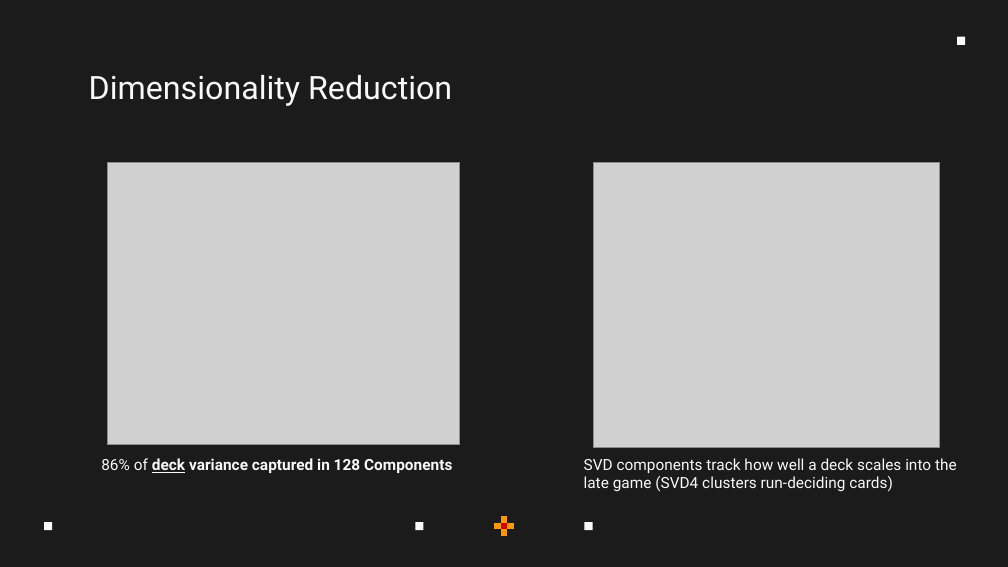
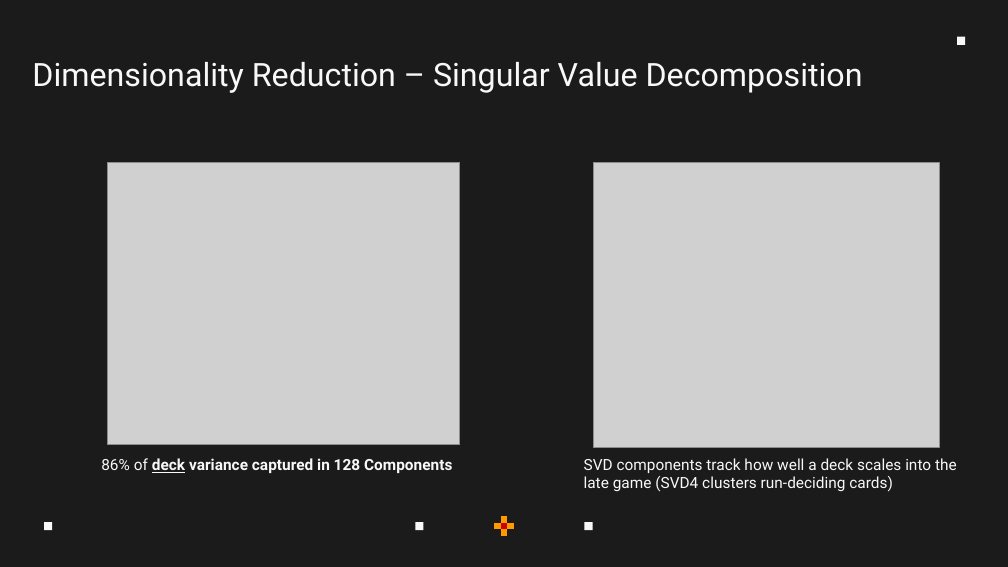
Before and after one commit to JoeyRussoniello/sts-win-prediction, a slide deck: slide 9 of Results Presentation.pptx (slide 8 before the commit). Drawn at 1008x567 pixels with LibreOffice and Linux fonts; fonts in the diff are those of the drawing; grey boxes stand for pictures. Boxes give left, top, right and bottom in pixels: in the first picture for what was removed or moved away, otherwise in the second. Text is boxed around its words. In the diff, an @@ line names an element or a change of style, - is before the commit and + after.

```diff
--- a/Results Presentation.pptx
+++ b/Results Presentation.pptx
@@ title at (x1=32, y1=62, x2=863, y2=93): text changed @@
-Dimensionality Reduction
+Dimensionality Reduction – Singular Value Decomposition
```
Also in this commit, not shown: 9 other slides changed, 2 slides added, 1 slide removed.
